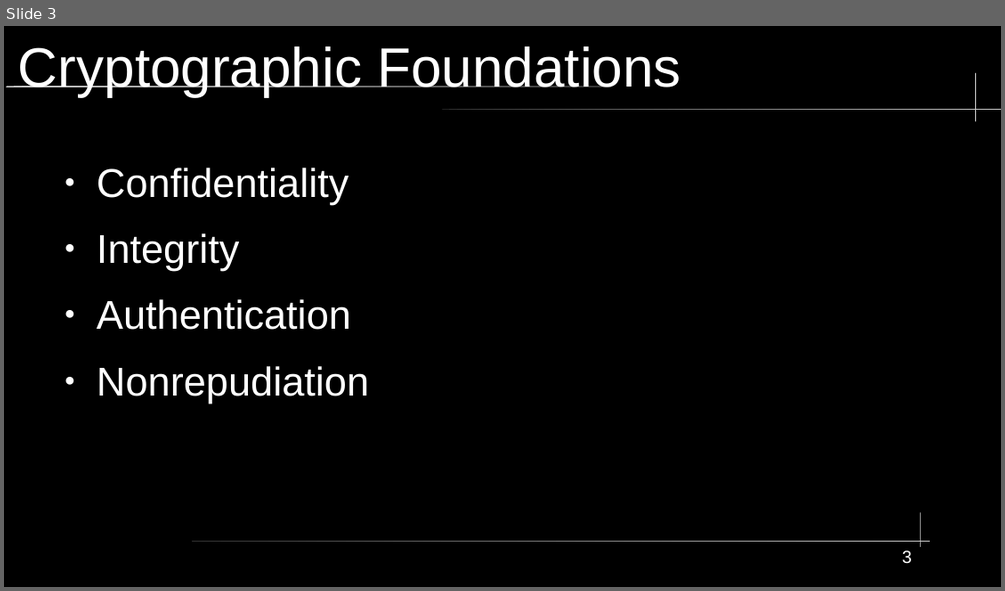
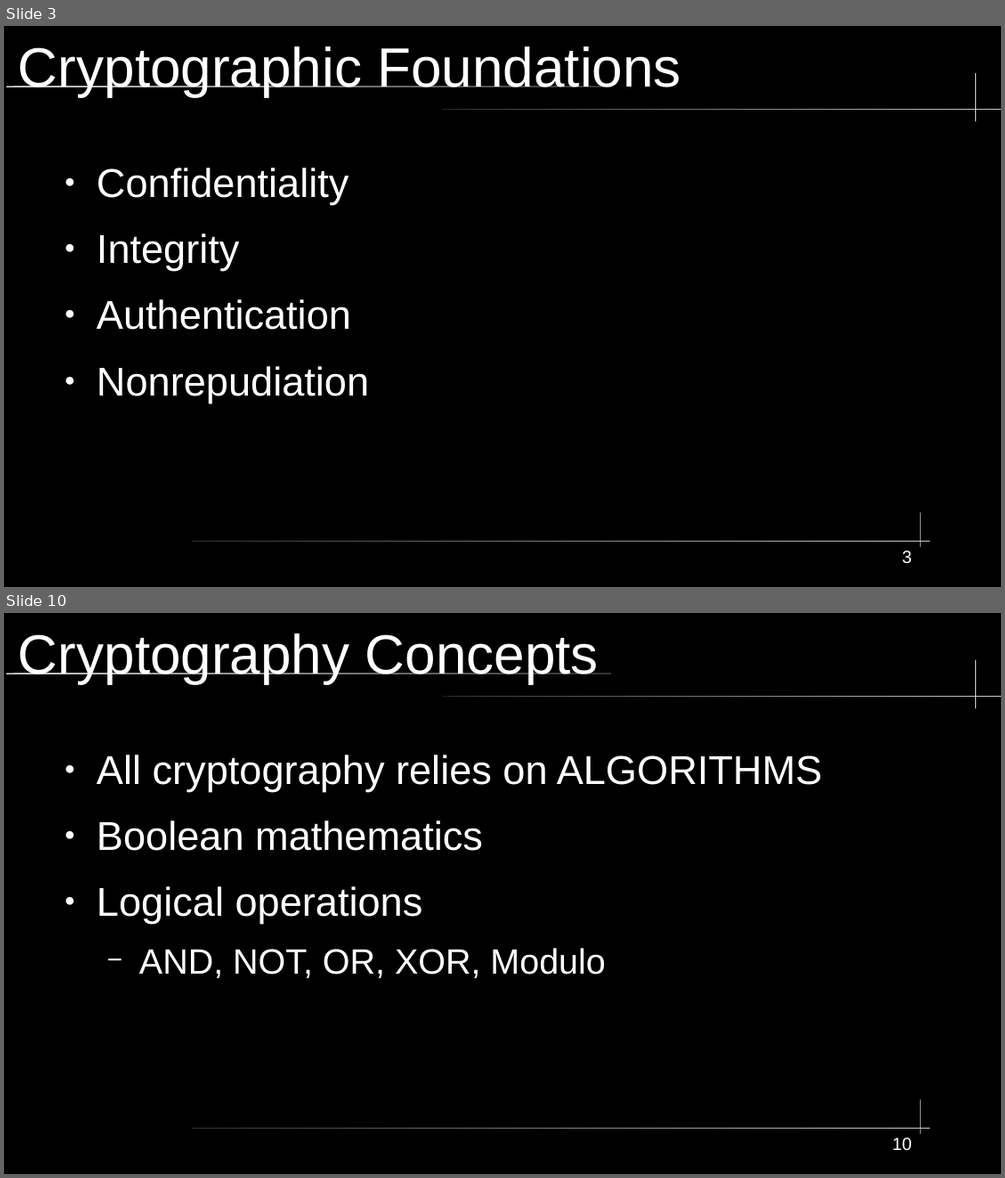
Before and after one commit to City-Colleges-of-Chicago-Cybersecurity/COMPSFI-214, a slide deck: 2026/Spring/powerpoints/Chapter-06-Cryptography-and-Symmetric-Key-Algorithms.odp. Shown one above the other, each under a label of ours: slide 3 before the commit, slides 3 and 10 after it; the slides between them are not shown. The pictures are 1005x591 and 1005x1178 pixels, drawn with LibreOffice and Linux fonts; fonts in the diff are those of the drawing. Boxes give left, top, right and bottom in pixels: in the first picture for what was removed or moved away, otherwise in the second. Text is boxed around its words. In the diff, an @@ line names an element or a change of style, - is before the commit and + after.

```diff
--- a/2026/Spring/powerpoints/Chapter-06-Cryptography-and-Symmetric-Key-Algorithms.odp
+++ b/2026/Spring/powerpoints/Chapter-06-Cryptography-and-Symmetric-Key-Algorithms.odp
@@ slide 10 added at bbox=[4, 613, 1001, 1174], background #000000; not listed: 5 template elements that a slide beside it also shows @@
@@ title added at bbox=[18, 633, 599, 684], 44 pt, text #FFFFFF @@
+Cryptography Concepts
@@ text added at bbox=[97, 755, 823, 978], 32 pt, text #FFFFFF @@
+● All cryptography relies on ALGORITHMS
+● Boolean mathematics
+● Logical operations
+  − AND, NOT, OR, XOR, Modulo
@@ page number added at bbox=[892, 1137, 912, 1151], 14 pt, text #FFFFFF @@
+10
```
Also in this commit, not shown: 8 other slides added.
